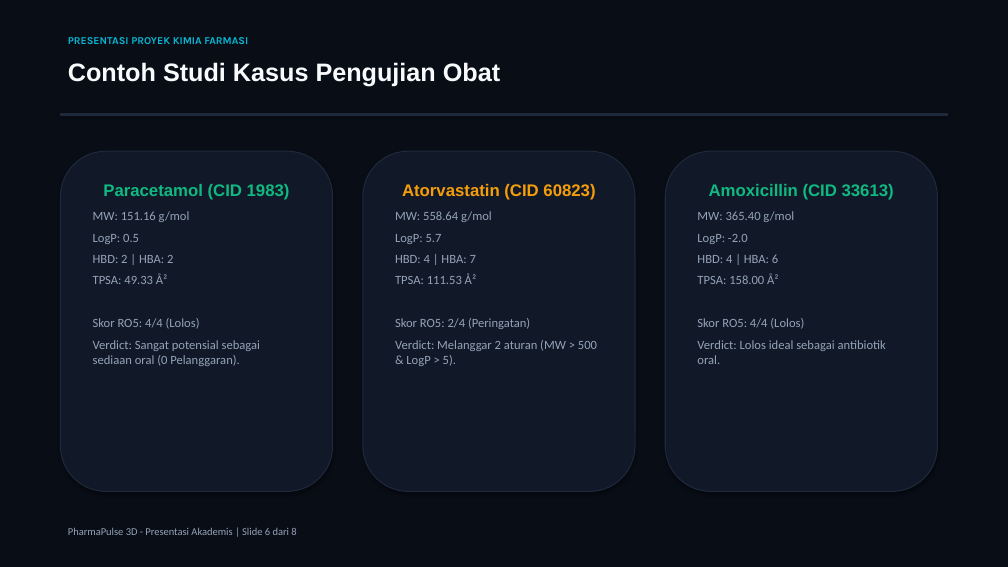
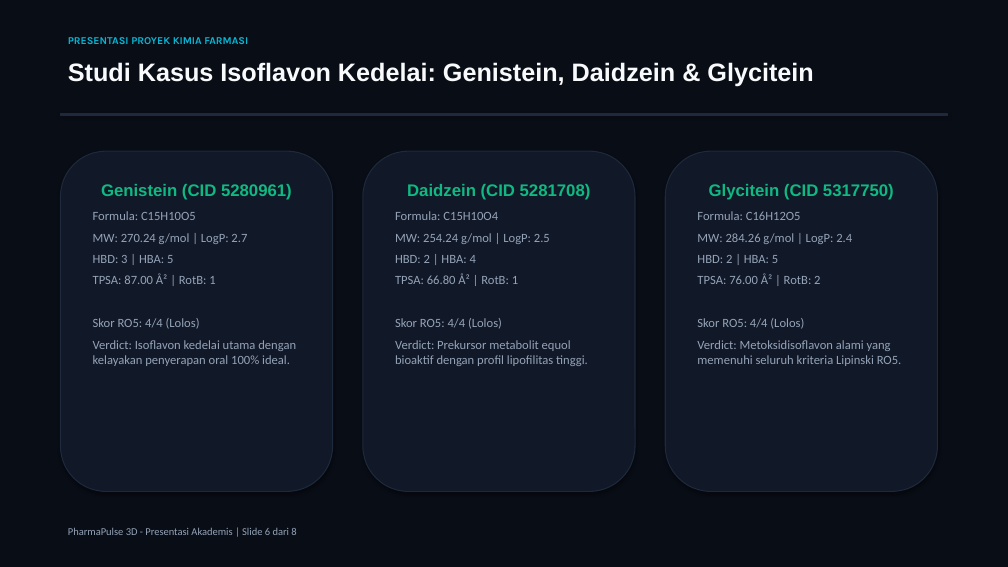
Before and after one commit to novarani1511/pharmapulse-3d, a slide deck: slide 6 of Presentasi_PharmaPulse_3D.pptx. Drawn at 1008x567 pixels with LibreOffice and Linux fonts; fonts in the diff are those of the drawing. Boxes give left, top, right and bottom in pixels: in the first picture for what was removed or moved away, otherwise in the second. Text is boxed around its words. In the diff, an @@ line names an element or a change of style, - is before the commit and + after.

Commit message:
Add Genistein, Daidzein, Glycitein isoflavones to App, Presentation, and Fallback Dataset

```diff
--- a/Presentasi_PharmaPulse_3D.pptx
+++ b/Presentasi_PharmaPulse_3D.pptx
@@ text at box(68, 62, 813, 87): text changed @@
-Contoh Studi Kasus Pengujian Obat
+Studi Kasus Isoflavon Kedelai: Genistein, Daidzein & Glycitein
@@ text in rounded rectangle at box(93, 184, 292, 284): text changed @@
-Paracetamol (CID 1983)
-MW: 151.16 g/mol
-LogP: 0.5
-HBD: 2 | HBA: 2
-TPSA: 49.33 Å²
+Genistein (CID 5280961)
+Formula: C15H10O5
+MW: 270.24 g/mol | LogP: 2.7
+HBD: 3 | HBA: 5
+TPSA: 87.00 Å² | RotB: 1
@@ text in rounded rectangle at box(395, 184, 591, 366): text changed @@
-Atorvastatin (CID 60823)
-MW: 558.64 g/mol
-LogP: 5.7
-HBD: 4 | HBA: 7
-TPSA: 111.53 Å²
-Skor RO5: 2/4 (Peringatan)
-Verdict: Melanggar 2 aturan (MW > 500 & LogP > 5).
+Daidzein (CID 5281708)
+Formula: C15H10O4
+MW: 254.24 g/mol | LogP: 2.5
+HBD: 2 | HBA: 4
+TPSA: 66.80 Å² | RotB: 1
+Skor RO5: 4/4 (Lolos)
+Verdict: Prekursor metabolit equol bioaktif dengan profil lipofilitas tinggi.
@@ text in rounded rectangle at box(697, 184, 894, 284): text changed @@
-Amoxicillin (CID 33613)
-MW: 365.40 g/mol
-LogP: -2.0
-HBD: 4 | HBA: 6
-TPSA: 158.00 Å²
+Glycitein (CID 5317750)
+Formula: C16H12O5
+MW: 284.26 g/mol | LogP: 2.4
+HBD: 2 | HBA: 5
+TPSA: 76.00 Å² | RotB: 2
@@ text in rounded rectangle at box(93, 340, 296, 366): text changed @@
-Verdict: Sangat potensial sebagai sediaan oral (0 Pelanggaran).
+Verdict: Isoflavon kedelai utama dengan kelayakan penyerapan oral 100% ideal.
@@ text in rounded rectangle at box(697, 340, 902, 366): text changed @@
-Verdict: Lolos ideal sebagai antibiotik oral.
+Verdict: Metoksidisoflavon alami yang memenuhi seluruh kriteria Lipinski RO5.
```
Also in this commit, not shown: 5 other files.
